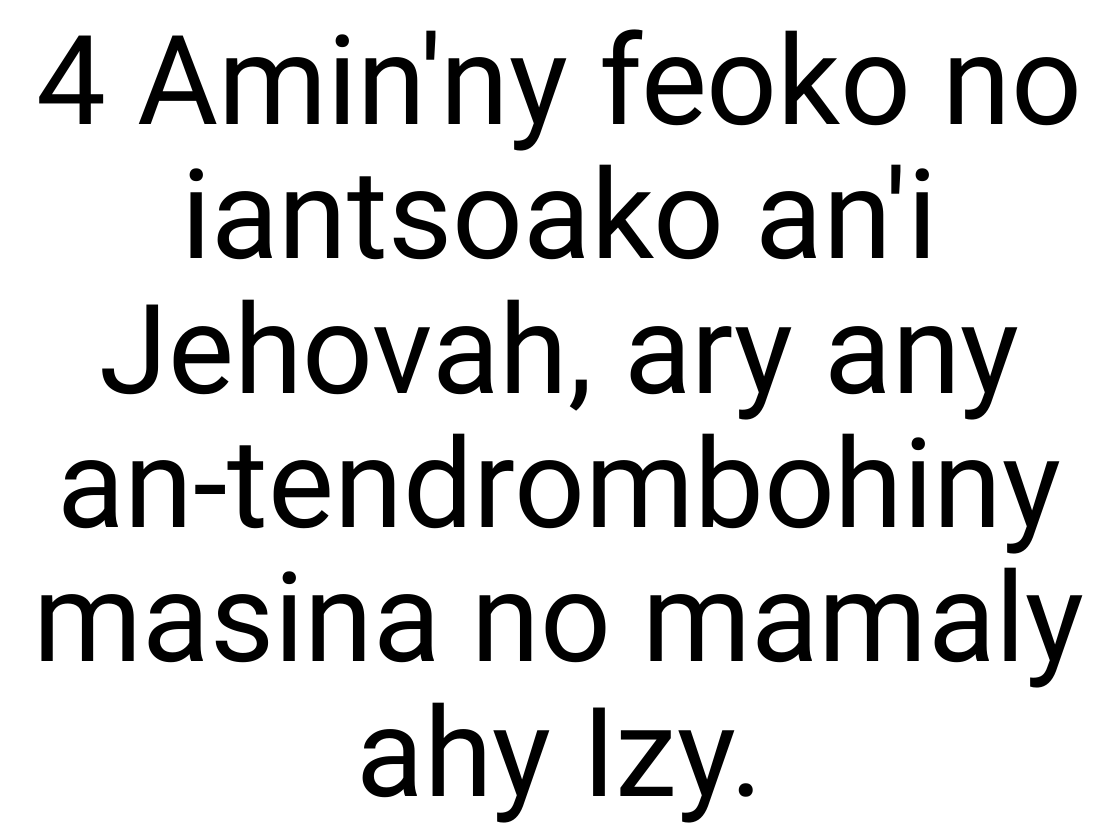
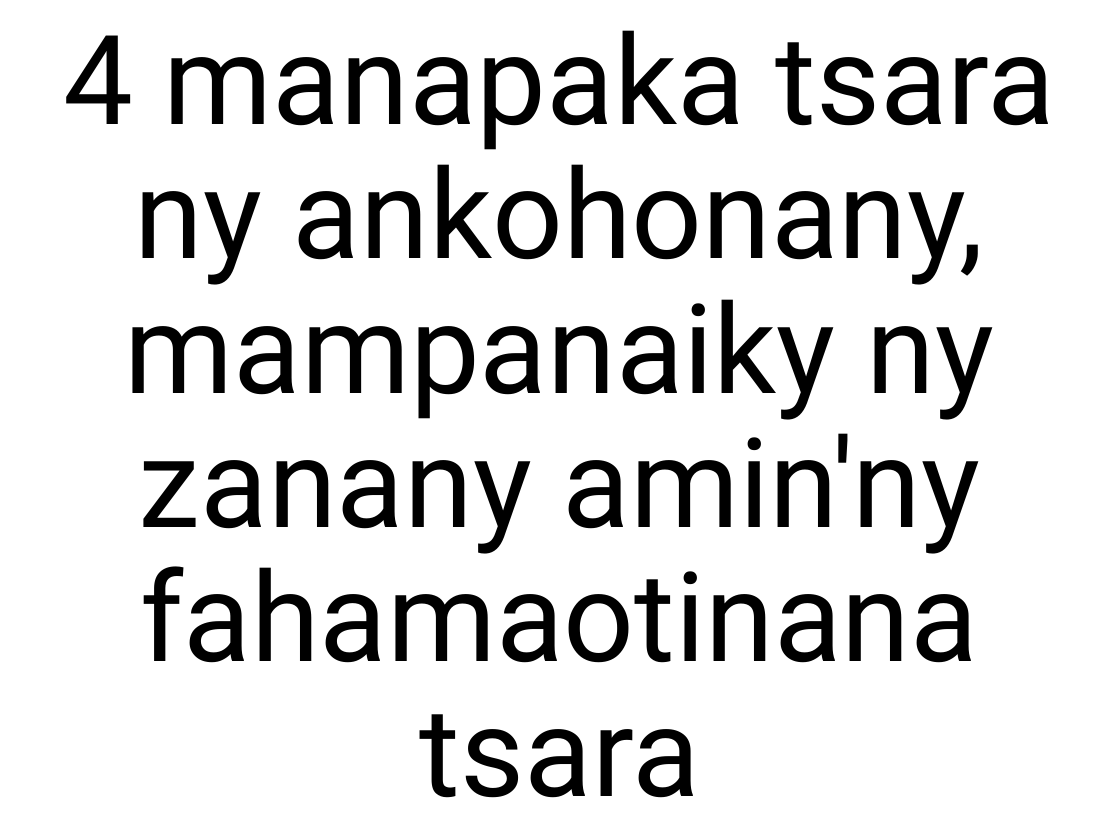
Before and after one commit to tsioryrovantsoa/baiboly-to-powerpoint, a slide deck: slide 2 of test.pptx. Drawn at 1120x840 pixels with LibreOffice and Linux fonts; fonts in the diff are those of the drawing; background and template pictures are left out. Boxes give left, top, right and bottom in pixels: in the first picture for what was removed or moved away, otherwise in the second. Text is boxed around its words. In the diff, an @@ line names an element or a change of style, - is before the commit and + after.

```diff
--- a/test.pptx
+++ b/test.pptx
@@ title at (63, 30, 1055, 798): text changed @@
-4 Amin'ny feoko no iantsoako an'i Jehovah, ary any an-tendrombohiny masina no mamaly ahy Izy.
+4 manapaka tsara ny ankohonany, mampanaiky ny zanany amin'ny fahamaotinana tsara
```
Also in this commit, not shown: 2 other slides changed, 1 slide added, 22 other files.
